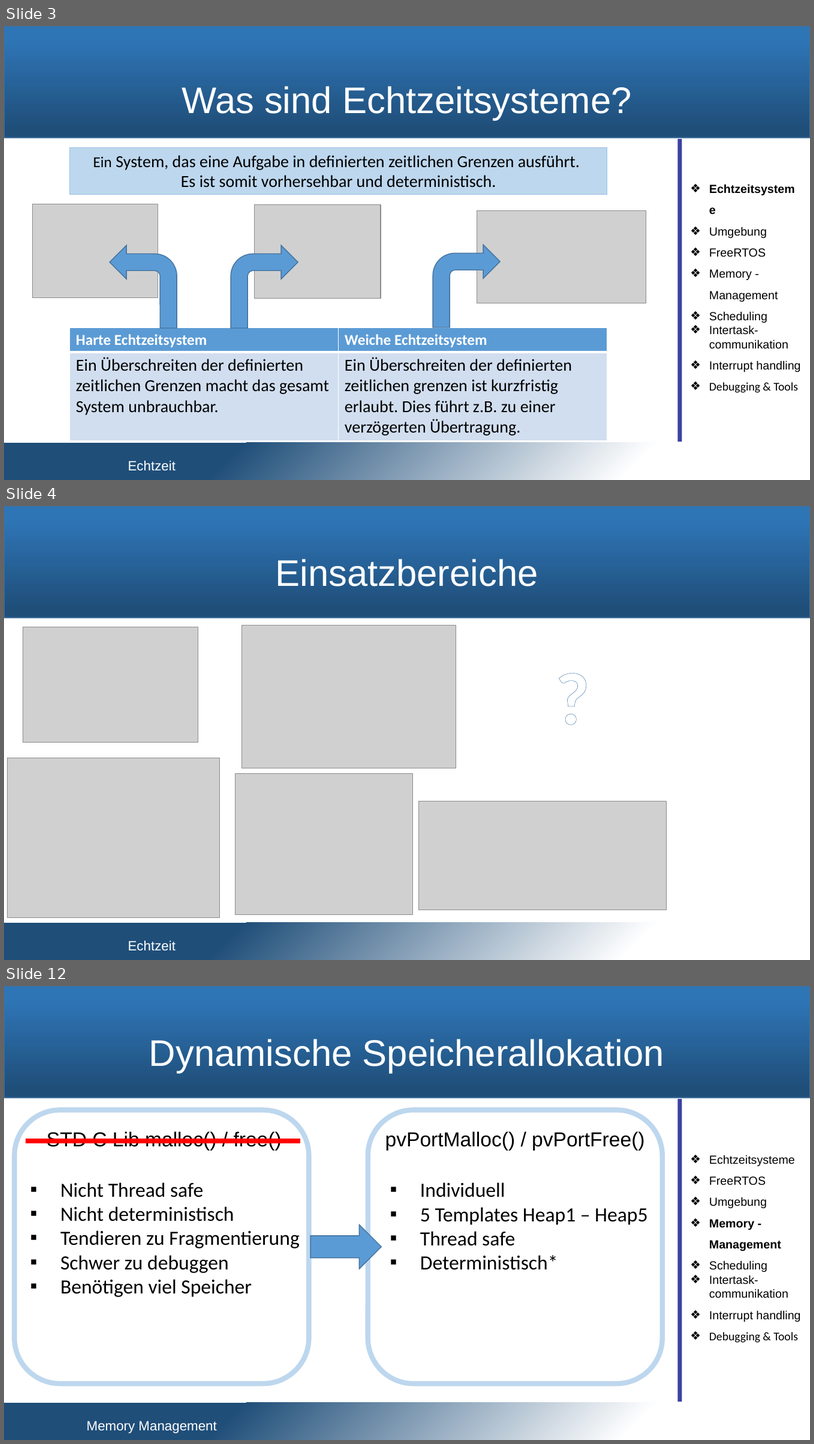
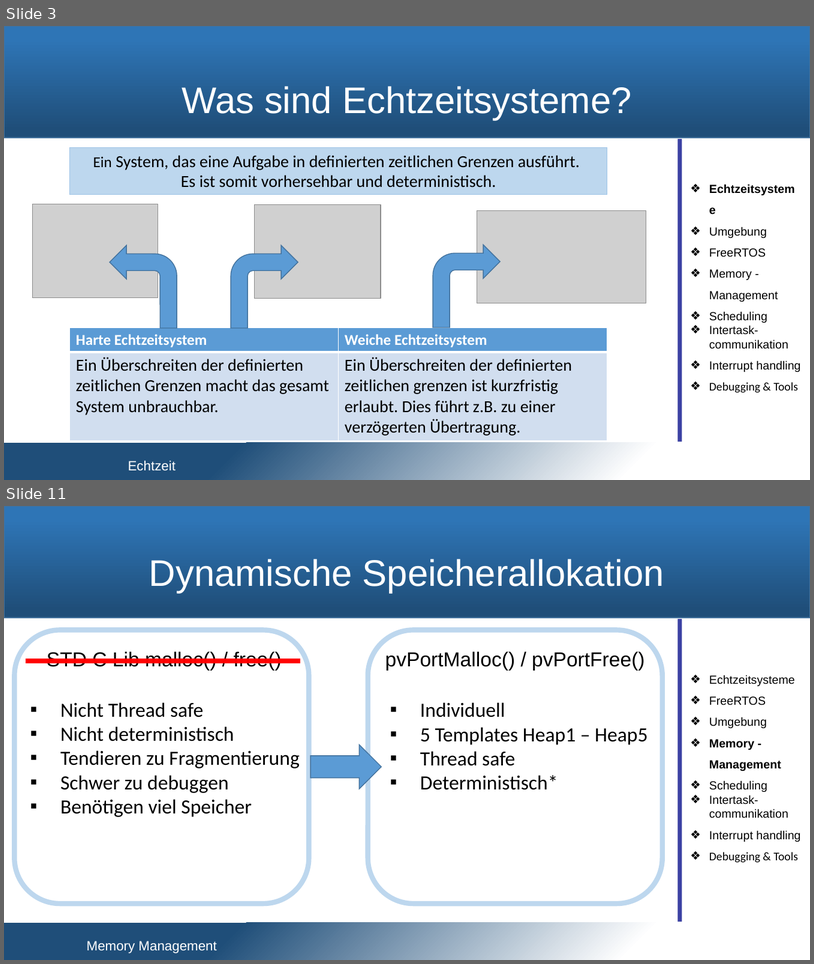
Before and after one commit to snobz/Seminar_BS_2017, a slide deck: Päsi/Seminar Betriebssysteme.pptx. Shown one above the other, each under a label of ours: slides 3, 4 and 12 before the commit, slides 3 and 11 after it; the slides between them are not shown. The pictures are 814x1444 and 814x964 pixels, drawn with LibreOffice and Linux fonts; fonts in the diff are those of the drawing; grey boxes stand for pictures; background and template pictures are left out. Boxes give left, top, right and bottom in pixels: in the first picture for what was removed or moved away, otherwise in the second. Text is boxed around its words. In the diff, an @@ line names an element or a change of style, - is before the commit and + after.

```diff
--- a/Päsi/Seminar Betriebssysteme.pptx
+++ b/Päsi/Seminar Betriebssysteme.pptx
@@ slide 4 removed at [4, 506, 810, 960], background #FFFFFF; not listed: 2 template elements that a slide beside it also shows @@
@@ title removed at [276, 559, 539, 586] @@
-Einsatzbereiche
@@ picture removed at [23, 627, 198, 742] @@
@@ picture removed at [242, 625, 456, 768] @@
@@ text removed at [548, 647, 598, 742] @@
-?
@@ picture removed at [7, 757, 219, 917] @@
@@ picture removed at [235, 774, 413, 915] @@
@@ picture removed at [419, 801, 667, 910] @@
@@ text removed at [128, 940, 176, 951] @@
-Echtzeit
@@ what was slide 12 is now slide 11 @@
```
Also in this commit, not shown: 11 slides changed, 4 other slides removed.
